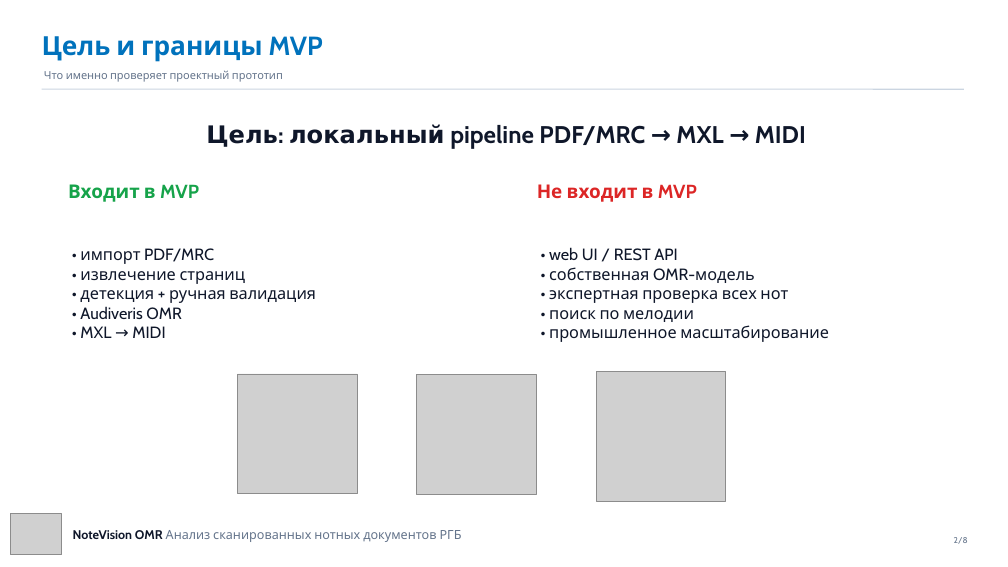
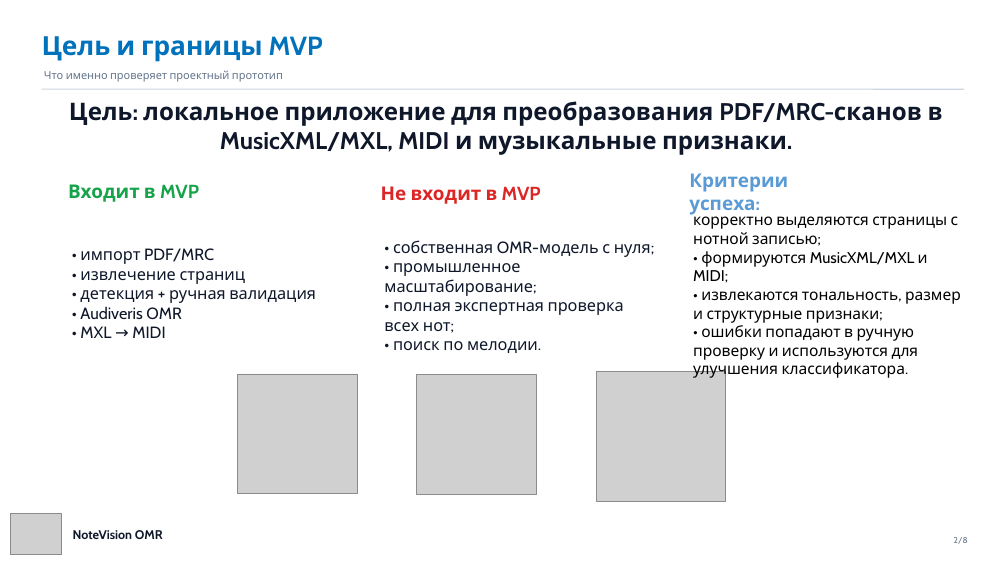
Before and after one commit to evgeniykolesnikov/notevision-omr, a slide deck: slide 2 of docs/seminar/notevision_final_presentation.pptx. Drawn at 1008x567 pixels with LibreOffice and Linux fonts; fonts in the diff are those of the drawing; grey boxes stand for pictures. Boxes give left, top, right and bottom in pixels: in the first picture for what was removed or moved away, otherwise in the second. Text is boxed around its words. In the diff, an @@ line names an element or a change of style, - is before the commit and + after.

```diff
--- a/docs/seminar/notevision_final_presentation.pptx
+++ b/docs/seminar/notevision_final_presentation.pptx
@@ text at bbox=[69, 101, 943, 155]: text changed @@
-Цель: локальный pipeline PDF/MRC → MXL → MIDI
+Цель: локальное приложение для преобразования PDF/MRC-сканов в MusicXML/MXL, MIDI и музыкальные признаки.
@@ text added at bbox=[689, 173, 788, 215], 18 pt, text #5B9BD5, bold @@
+Критерии успеха:
@@ text "Не входит в MVP": place and size @@
-text "Не входит в MVP" at bbox=[537, 184, 697, 202]
+text "Не входит в MVP" at bbox=[381, 186, 541, 204]
@@ text added at bbox=[693, 211, 961, 379], 14.8 pt, text #000000 @@
+корректно выделяются страницы с нотной записью;
+• формируются MusicXML/MXL и MIDI;
+• извлекаются тональность, размер и структурные признаки;
+• ошибки попадают в ручную проверку и используются для улучшения классификатора.
@@ text at bbox=[384, 240, 651, 353]: text changed @@
-• web UI / REST API
-• собственная OMR-модель
-• экспертная проверка всех нот
-• поиск по мелодии
-• промышленное масштабирование
+• собственная OMR-модель с нуля;
+• промышленное масштабирование;
+• полная экспертная проверка всех нот;
+• поиск по мелодии.
@@ text at bbox=[73, 530, 163, 539]: text changed; text colour #64748B to #0F172A; bold on @@
-NoteVision OMR Анализ сканированных нотных документов РГБ
+NoteVision OMR
```
Also in this commit, not shown: 5 other slides changed, 2 slides added, 2 slides removed, 1 other file.
